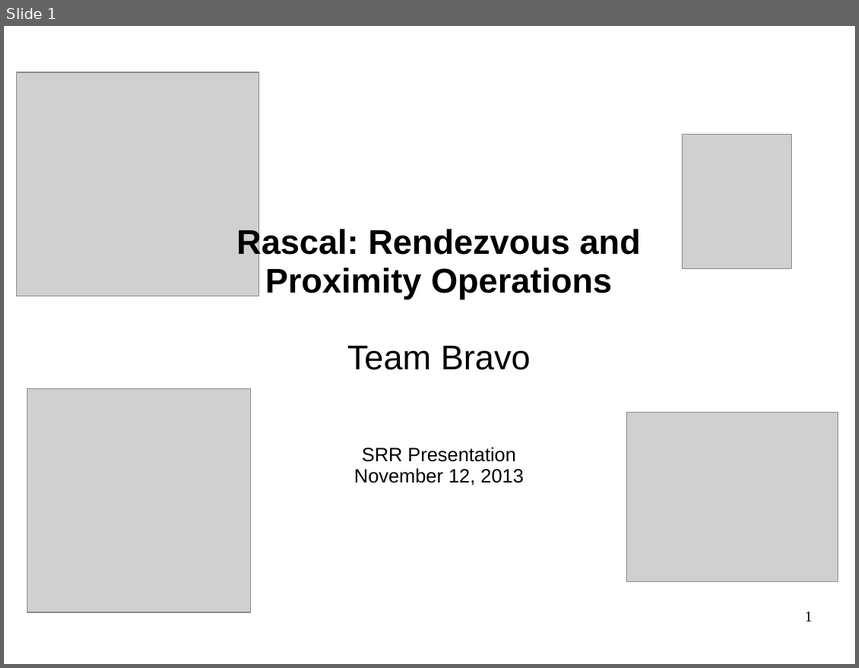
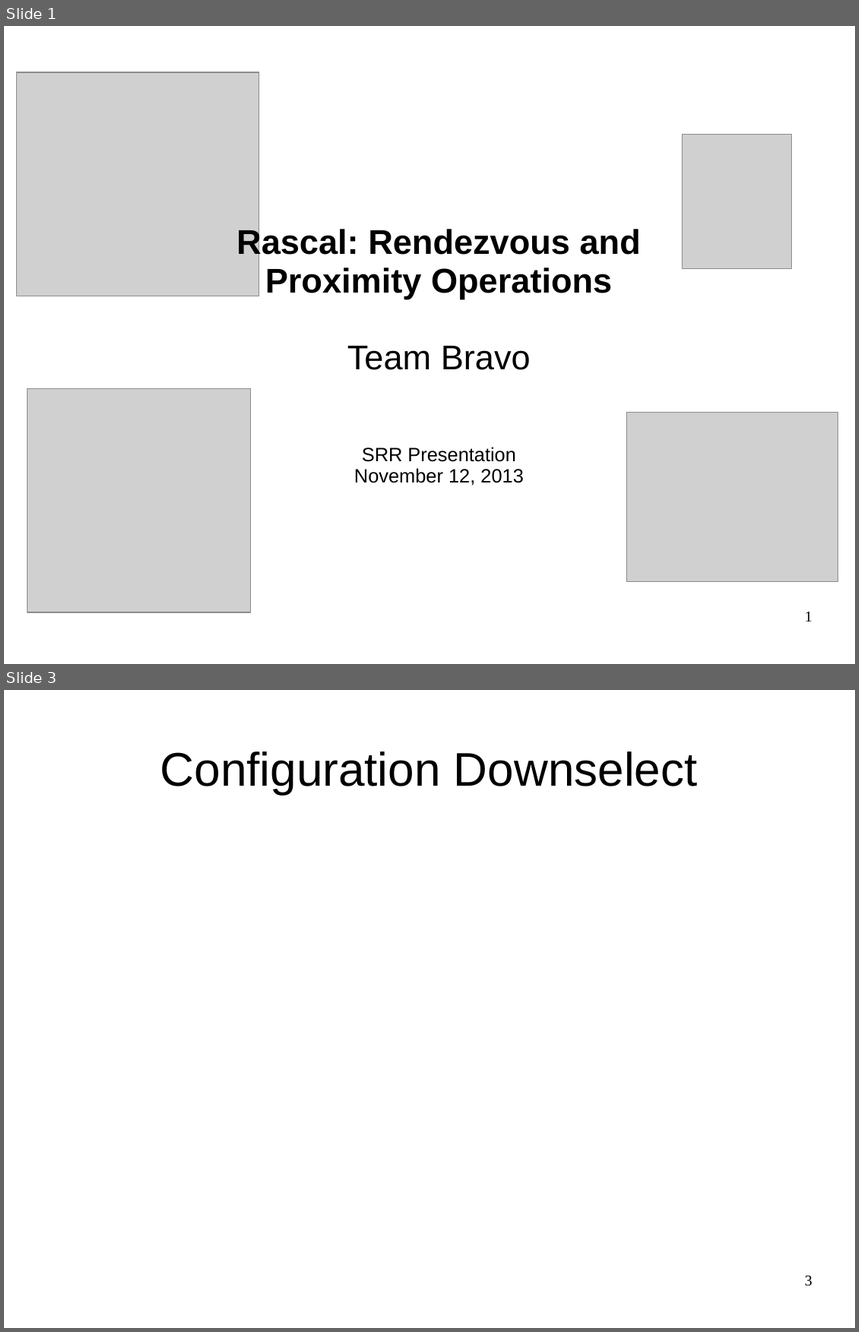
Before and after one commit to RascalSeniorDesign/Preliminary-Design, a slide deck: CMQA/Presentations/SRR Presentation.ppt. Shown one above the other, each under a label of ours: slide 1 before the commit, slides 1 and 3 after it; the slides between them are not shown. The pictures are 859x668 and 859x1332 pixels, drawn with LibreOffice and Linux fonts; fonts in the diff are those of the drawing; grey boxes stand for pictures; background and template pictures are left out. Boxes give left, top, right and bottom in pixels: in the first picture for what was removed or moved away, otherwise in the second. Text is boxed around its words. In the diff, an @@ line names an element or a change of style, - is before the commit and + after.

```diff
--- a/CMQA/Presentations/SRR Presentation.ppt
+++ b/CMQA/Presentations/SRR Presentation.ppt
@@ slide 3 added at bbox=[4, 690, 855, 1328], background picture (left out) @@
@@ title added at bbox=[161, 752, 698, 794], 44 pt, text #000000 @@
+Configuration Downselect
@@ page number added at bbox=[805, 1276, 813, 1287], 14 pt, text #000000 @@
+3
```
Also in this commit, not shown: 4 other slides added, 7 slides removed, 2 other files.
